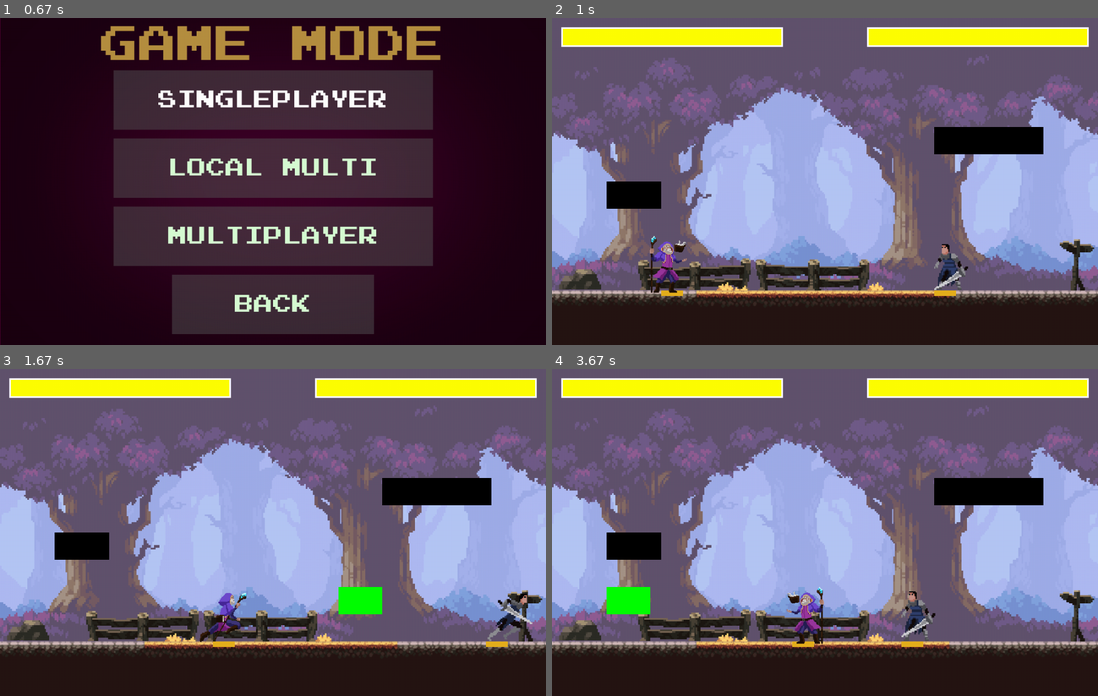
Above: before the commit, frames 1-4 (two rows, left to right).
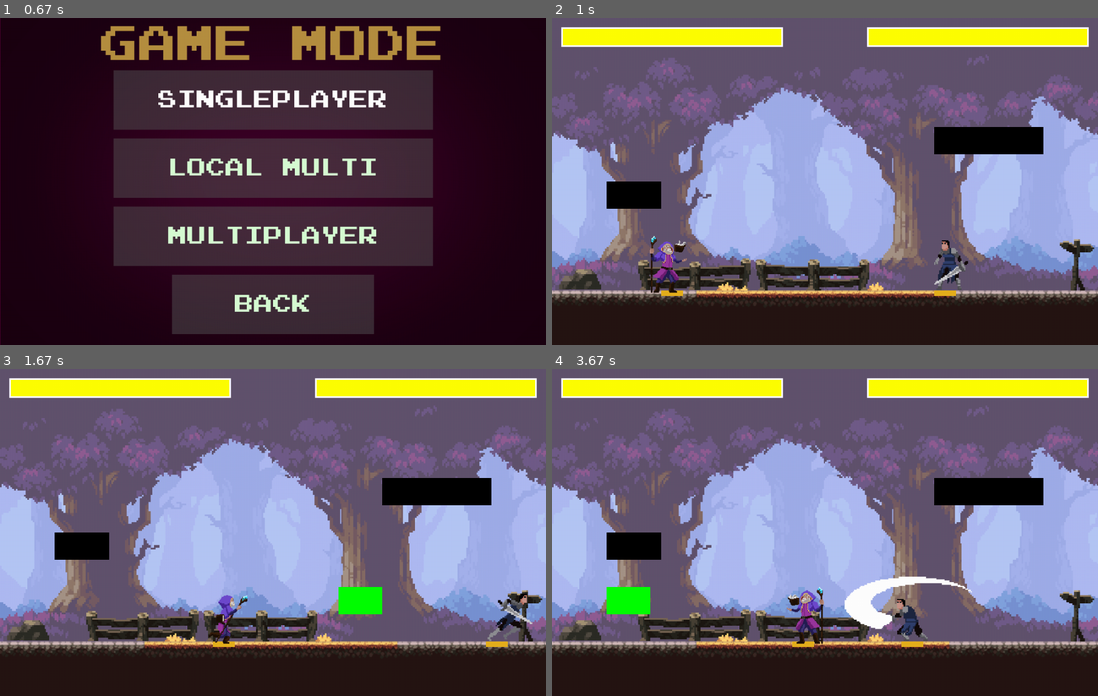
Above: after the commit, the same moments.

Repository: michaelc445/street-fighter-pygame
Game: pygame game, started from game/main.py
Two runs of this game, one before a commit and one after it. Both use one fixed random seed, a clock stepped at 60 frames per second and the inputs below.
Inputs (mouse positions are in pixels of both pictures, inside the frame that each line leads up to):
- Up to frame 1 (0.67 s): click "PLAY" at 0.38 s
- Up to frame 2 (1 s): click (803, 194) at 0.72 s
- Up to frame 3 (1.67 s): tap T at 1, 1.48 s; hold Right from 1.33 s (still down); hold D from 1.33 s (still down)
- Up to frame 4 (3.67 s): release Right at 1.8 s; release D at 1.8 s; hold Up 1.83-2.13 s; hold W 1.83-2.13 s; hold Right 2.17-2.63 s; hold D 2.17-2.63 s; hold Left 2.67-3.2 s; hold A 2.67-3.2 s; tap T at 2.82 s; tap N at 3.57 s

Frame 1 is identical in both runs. In frame 2, 0.4% of the frame differs, in the area x 70-77%, y 67-84%; in frame 3, 0.4%; in frame 4, 1.9%, in the area x 43-77%, y 63-84%.

Commit message:
changed animation control

Diff:
--- a/game/fighter.py
+++ b/game/fighter.py
@@ -20,6 +20,7 @@
         self.running = False
         self.attacking = False
         self.blocking = False
+        self.hit = False
         self.shooting_projectile = False
         self.projectiles = []
         self.projectile_cooldown = 0
@@ -30,6 +31,7 @@
         self.punch_sound = punch_sound
         self.projectile_sound = projectile_sound
         self.hit_sound = hit_sound
+        self.alive = True
         self.player1_controls = {"left": pygame.K_a, "right": pygame.K_d, "jump": pygame.K_w, "attack1": pygame.K_r,
                                  "attack2": pygame.K_t, "block": pygame.K_s}
         self.player2_controls = {"left": pygame.K_LEFT, "right": pygame.K_RIGHT, "jump": pygame.K_UP,
@@ -126,34 +128,49 @@
                     self.projectiles.remove(projectile)
 
     def frameUpdate(self):
-        animationTime = 100
-        if self.running:
-            animationTime = 25
+        if self.health <= 0:
+            self.health = 0
+            self.alive = False
+            self.actionUpdate(3)
+        elif self.running:
             self.actionUpdate(4)
-        if self.jump:
+        elif self.jump:
             self.actionUpdate(5)
-
-        if self.attacking:
+        elif self.hit:
+            self.actionUpdate(7)
+        elif self.attacking:
             if self.attack_type == 1:
-                animationTime = 10
                 self.actionUpdate(1)
             else:
-                animationTime = 20
                 self.actionUpdate(2)
-        if not self.running and not self.jump and not self.attacking:
+        else:
             self.actionUpdate(0)
-        #print(self.frame)
-
-        # if self.frame >= self.animationSteps[self.action]:
-        #     self.frame = 0
+
+        animation_cooldown = 30
+        #update image
         self.img = self.animationList[self.action][self.frame]
-
-        if pygame.time.get_ticks() - self.updateFrame > animationTime:
+        #check if enough time has passed since the last update
+        if pygame.time.get_ticks() - self.updateFrame > animation_cooldown:
             self.frame += 1
             self.updateFrame = pygame.time.get_ticks()
-
+        #check if the animation has finished
         if self.frame >= len(self.animationList[self.action]):
-            self.frame = 0
+            #if the player is dead then end the animation
+            if self.alive == False:
+                self.frame = len(self.animationList[self.action]) - 1
+            else:
+                self.frame = 0
+                    #check if an attack was executed
+                if self.action == 1 or self.action == 2:
+                    self.attacking = False
+                    self.attack_cooldown = 20
+                #check if damage was taken
+                if self.action == 7:
+                    self.hit = False
+                        #if the player was in the middle of an attack, then the attack is stopped
+                    self.attacking = False
+                    self.attack_cooldown = 20
+                    self.frame = 0
 
     def actionUpdate(self, newAction):
 
@@ -174,6 +191,7 @@
 
                 if attacking_rect.colliderect(target.rect) and not target.blocking:
                     target.take_hit(damage, self)
+                    #target.hit = True
 
                 pygame.draw.rect(surface, (0, 255, 0), attacking_rect)
 
@@ -203,14 +221,12 @@
         self.color = (255, 255, 255)
         self.vel_x += (damage - 2 * damage * target.flip)
         self.vel_y -= damage
-        self.action = 7
 
     def keybinds(self, player_controls, surface, target, speed):
         # get keypresses
         key = pygame.key.get_pressed()
         self.running = False
         #self.jump = False  # uncomment this to fly :)
-        self.attacking = False
 
         if not self.blocking:
             # face direction of other player
